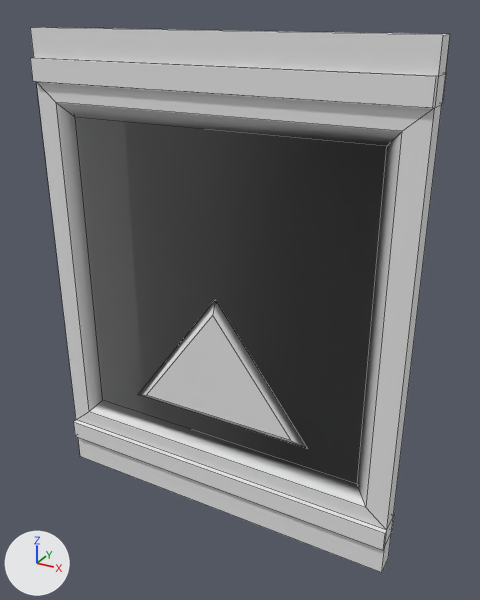
What one commit did to the FBX model Assets/Team/Matxado/Mapas/N1_Armazém/Assets/Portas/SlideDoor.fbx.
The view is the same before and after, from a 50 mm camera at (1.44, -2.38, 2.38) aimed at (0.1, 0.06, 1.16). Lighting does not change. The marker at lower left points along +X, +Y and +Z. Mesh edges are drawn as thin lines. Where no turn or scale is listed for an object, it has been applied to the vertices.

The scene before the commit, as lines of its bpy script (objects in view):
```python
me_portadeslizar = bpy.data.meshes.new('PortaDeslizar')
me_portadeslizar.from_pydata(...)  # 65 vertices, 63 faces; spans x -0.9..0.9, y -0.07..0.07, z 0.0..2.3
ob_portadeslizar = bpy.data.objects.new('PortaDeslizar', me_portadeslizar)
ob_portadeslizar.location = (0.0, 0.0, 0.0)
```
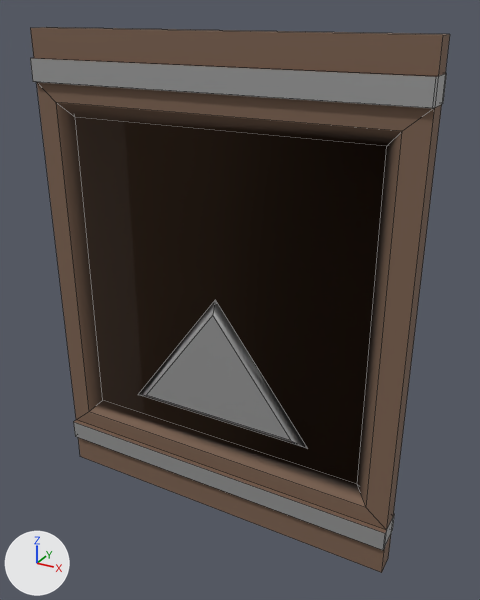
Location of each change, (x1, y1, x2, y2) in pixels of the pictures (480 x 600 px):
part 1 of me_portadeslizar, recoloured (grey to brown): (30, 27, 450, 573) in both
part 2 of me_portadeslizar, recoloured (grey to brown): (37, 83, 103, 420) in both
part 3 of me_portadeslizar, recoloured: (73, 300, 395, 550) in both
part 4 of me_portadeslizar, recoloured: (30, 58, 447, 108) in both

The edits, one by one:
Material 'Castanho' (mat_castanho) is new.
Its base color is (0.196, 0.117, 0.0761) (brown #7a604e).
Its roughness is 0.8.
Material 'Cinzento' (mat_cinzento) is new.
Its base color is (0.437, 0.437, 0.437) (grey #b1b1b1).
Its metallic is 0.5.
Its roughness is 0.4.
me_portadeslizar has 65 vertices, 63 faces and spans x -0.9..0.9, y -0.07..0.07, z 0.0..2.3.
me_portadeslizar is used by ob_portadeslizar; location (0.0, 0.0, 0.0).
me_portadeslizar part 1: 31 of the faces centred in x 0.0..0.9, y -0.06..0.06, z 0.0..2.3 switch from no material to mat_castanho (brown #7a604e).
me_portadeslizar part 2: 6 of the faces centred in x -0.9..-0.77, y -0.05..0.05, z 0.08..1.16 switch from no material to mat_castanho (brown #7a604e).
me_portadeslizar part 3: 17 of the faces centred in x -0.9..0.9, y -0.07..0.07, z 0.2..0.83 switch from no material to mat_cinzento (grey #b1b1b1).
me_portadeslizar part 4: 5 of the faces centred in x 0.0..0.9, y -0.07..0.07, z 2.12 switch from no material to mat_cinzento (grey #b1b1b1).
